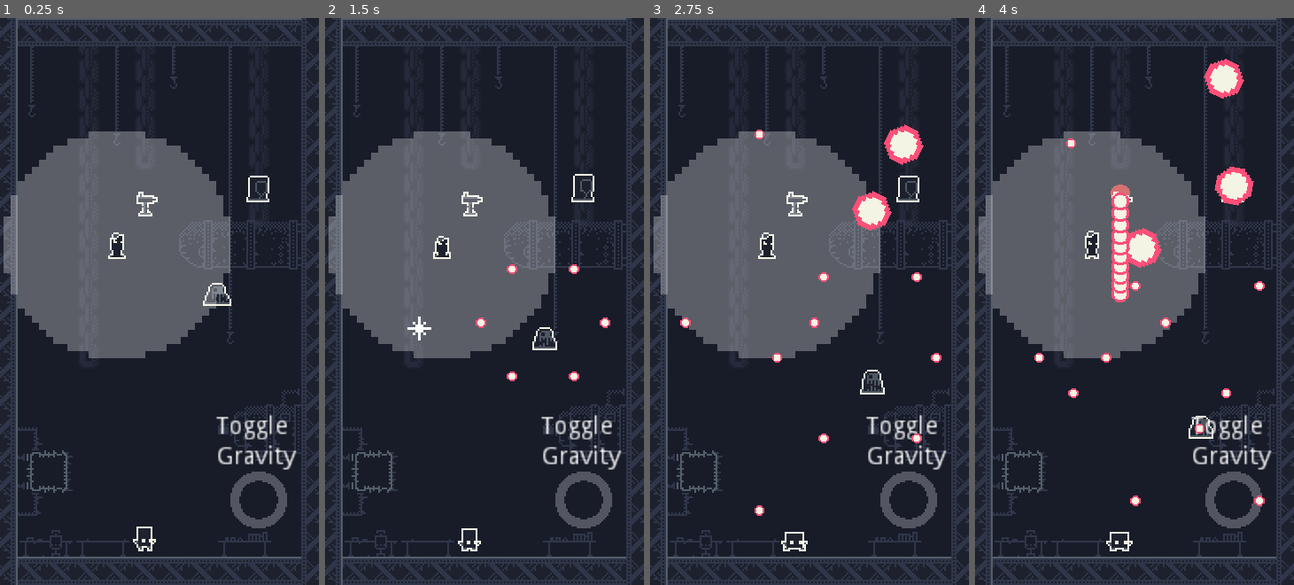
Above: before the commit, frames 1-4 (left to right).
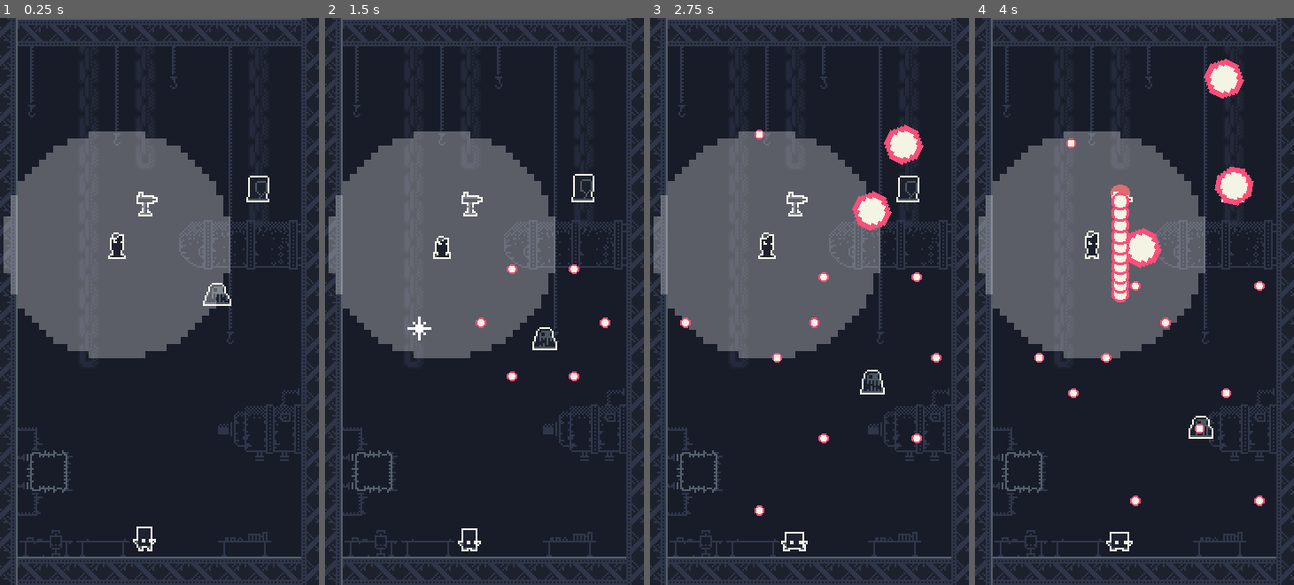
Above: after the commit, the same moments.

Repository: ARez2/BulletHellWeb
Game: Godot game, scene res://World.tscn
Two runs of this game, one before a commit and one after it. Both use one fixed random seed, a clock stepped at 60 frames per second and the inputs below.
Inputs (mouse positions are in pixels of both pictures, inside the frame that each line leads up to):
- Up to frame 1 (0.25 s): no input
- Up to frame 2 (1.5 s): move the mouse to (554, 273) at 0.52 s; click (554, 273) at 0.67 s; move the mouse to (420, 329) at 1.27 s; click (420, 329) at 1.42 s
- Up to frame 3 (2.75 s): move the mouse to (841, 176) at 2.02 s; click (841, 176) at 2.17 s
- Up to frame 4 (4 s): move the mouse to (1118, 414) at 2.77 s; click (1118, 414) at 2.92 s; move the mouse to (1230, 386) at 3.52 s; click (1230, 386) at 3.67 s

The runs differ from the first frame. In frame 1, 1.5% of the frame differs, in the area x 67-94%, y 70-90%; in frame 2, 1.5%; in frame 3, 1.5%; in frame 4, 1.5%.

Commit message:
Control tweaks

Diff:
--- a/Scenes/Player/Player.gd
+++ b/Scenes/Player/Player.gd
@@ -4,7 +4,7 @@
 # ====================== VARIABLES ======================
 # ----------- EXPORTS -----------
 export var Sensitivity := 10 # 65 for 1:1 scale
-export var MaxSpeed := 800
+export var MaxSpeed := 500
 export var Gravity := 10
 export var FloorSpeed := 4
 export var FloorDeAccel := 13.0
@@ -60,15 +60,20 @@
 	var v_len := 0.0
 	var mouse_pos = get_viewport().get_mouse_position()
 	if pressed_down:
-		horizontal_velocity = initial_pos.direction_to(mouse_pos)
+		var dir = initial_pos.direction_to(mouse_pos)
+		var dist = initial_pos.distance_to(mouse_pos)
+		horizontal_velocity = dir
 		if is_on_floor() or on_floor:
-			horizontal_velocity *= initial_pos.distance_to(mouse_pos) * FloorSpeed
-			#horizontal_velocity.y = 0
+			horizontal_velocity *= dist * FloorSpeed
 
 			if mouse_movement.y < -MinJumpMouseMovement and on_floor:
 				jump()
 		else:
-			vertical_velocity.y += Gravity
+			var grav_multi := 1.0
+			var down_dist = clamp(dist, 0, 10)
+			if dir.angle_to(Vector2.DOWN) < PI/2:
+				grav_multi = down_dist / 10
+			vertical_velocity.y += Gravity * grav_multi
 			horizontal_velocity *= initial_pos.distance_to(mouse_pos) * AirSpeed
 
 	else:
@@ -125,6 +130,8 @@
 	last_side_hit = 0.0
 	$Dust.look_at($Dust.global_position + get_slide_collision(0).normal)
 	$Dust.restart()
+	vertical_velocity.y *= 0.5
+	print(vertical_velocity.y)
 	var tilemap = get_slide_collision(0).collider as TileMap
 	if tilemap is DestructibleTilemap:
 		var pos = tilemap.world_to_map(global_position)
@@ -145,7 +152,3 @@
 
 func take_damage(amt) -> void:
 	print("Dmg: ", amt)
-
-
-func _on_PressurePlate_trigger() -> void:
-	Gravity = 0 if Gravity == 10 else 10
--- a/Scenes/Player/Player.tscn
+++ b/Scenes/Player/Player.tscn
@@ -259,7 +259,7 @@
 visible = false
 scale = Vector2( 0.09375, 0.09375 )
 frames = SubResource( 3 )
-frame = 3
+frame = 2
 playing = true
 
 [node name="FloorCheck" type="RayCast2D" parent="."]
--- a/Scenes/Utils/DestructibleTileMap.gd
+++ b/Scenes/Utils/DestructibleTileMap.gd
@@ -1,7 +1,7 @@
 extends TileMap
 class_name DestructibleTilemap
 
-export var HP = 500
+export var HP = 1000
 var damage_status = {}
 
 var parts := preload("res://Scenes/Utils/TilemapDestroyParticles.tscn")
--- a/World.tscn
+++ b/World.tscn
@@ -1,17 +1,12 @@
-[gd_scene load_steps=7 format=2]
+[gd_scene load_steps=6 format=2]
 
 [ext_resource path="res://Scenes/Room/NormalRoom.tscn" type="PackedScene" id=1]
 [ext_resource path="res://Scenes/Player/Player.tscn" type="PackedScene" id=2]
 [ext_resource path="res://Scenes/Player/Cam.gd" type="Script" id=3]
 [ext_resource path="res://Assets/crosshair.png" type="Texture" id=4]
-[ext_resource path="res://Scenes/Utils/PressurePlate.tscn" type="PackedScene" id=5]
 [ext_resource path="res://Assets/crosshair_inner.png" type="Texture" id=6]
 
 [node name="World" type="Node2D" groups=["world"]]
-
-[node name="PressurePlate" parent="." instance=ExtResource( 5 )]
-position = Vector2( 152, 272 )
-OneShot = false
 
 [node name="NormalRoom" parent="." instance=ExtResource( 1 )]
 
@@ -42,13 +37,3 @@
 [node name="Inner" type="Sprite" parent="CanvasLayer/Crosshair"]
 scale = Vector2( 1.5, 1.5 )
 texture = ExtResource( 6 )
-
-[node name="Label" type="Label" parent="."]
-margin_left = 128.0
-margin_top = 224.0
-margin_right = 173.0
-margin_bottom = 255.0
-text = "Toggle
-Gravity"
-
-[connection signal="trigger" from="PressurePlate" to="Player" method="_on_PressurePlate_trigger"]
Not shown, changed: Export/BulletHellWeb.html
Not shown, changed: Export/BulletHellWeb.pck
